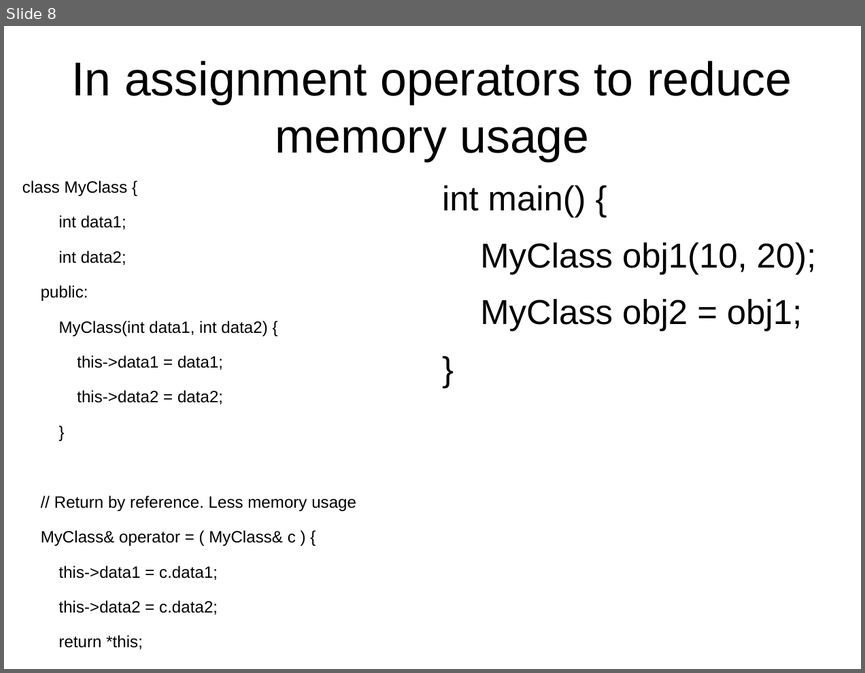
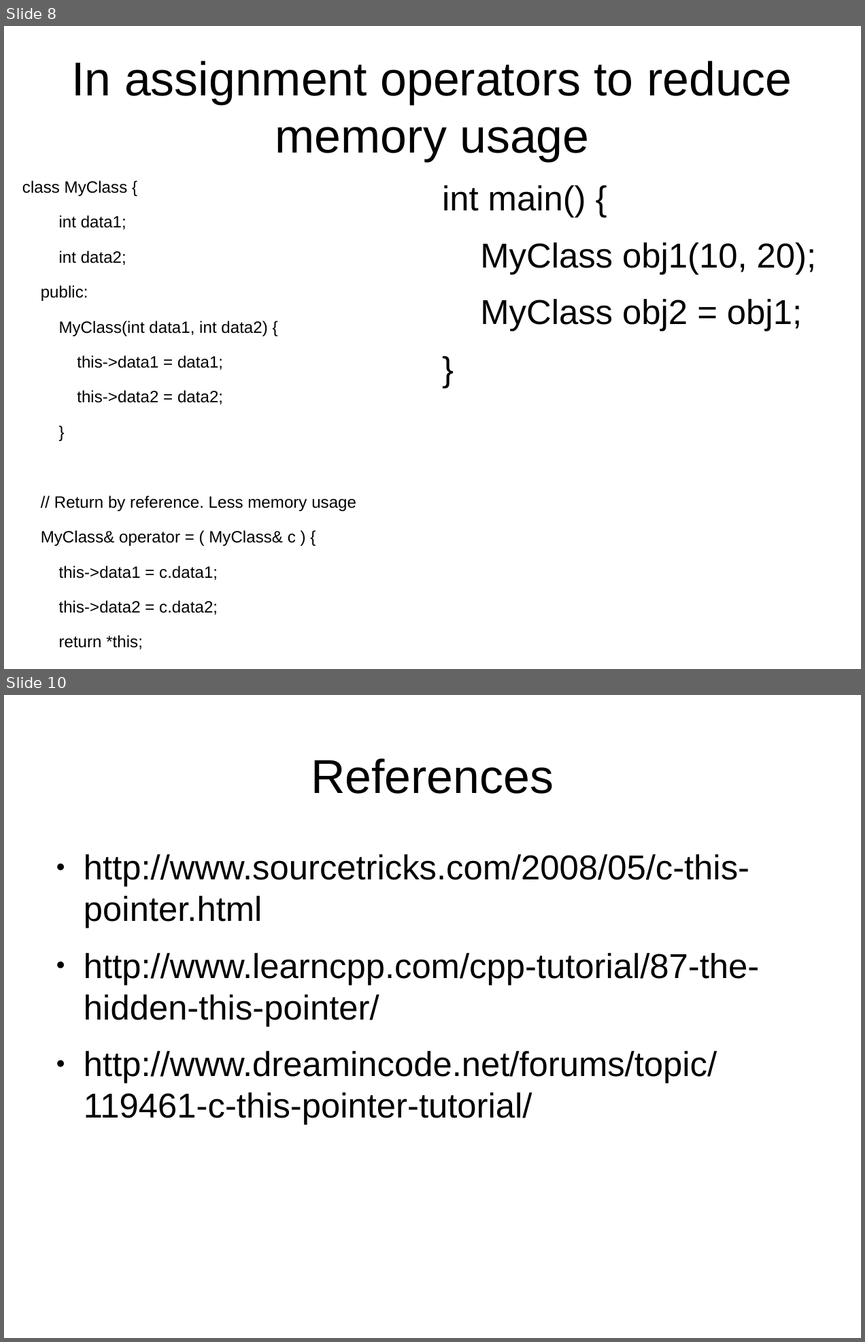
Before and after one commit to kks32/cpp-software-development, a slide deck: Ex8_Pointers_III/Ex8_Pointers-III.odp. Shown one above the other, each under a label of ours: slide 8 before the commit, slides 8 and 10 after it; the slides between them are not shown. The pictures are 865x673 and 865x1342 pixels, drawn with LibreOffice and Linux fonts; fonts in the diff are those of the drawing. Boxes give left, top, right and bottom in pixels: in the first picture for what was removed or moved away, otherwise in the second. Text is boxed around its words. In the diff, an @@ line names an element or a change of style, - is before the commit and + after.

```diff
--- a/Ex8_Pointers_III/Ex8_Pointers-III.odp
+++ b/Ex8_Pointers_III/Ex8_Pointers-III.odp
@@ slide 10 added at (4, 695, 861, 1338), background #FFFFFF @@
@@ title added at (311, 758, 553, 794), 44 pt, text #000000 @@
+References
@@ text added at (84, 854, 759, 1125), 32 pt, text #000000 @@
+● http://www.sourcetricks.com/2008/05/c-this-pointer.html
+● http://www.learncpp.com/cpp-tutorial/87-the-hidden-this-pointer/
+● http://www.dreamincode.net/forums/topic/119461-c-this-pointer-tutorial/
```
Also in this commit, not shown: 1 other slide added.
